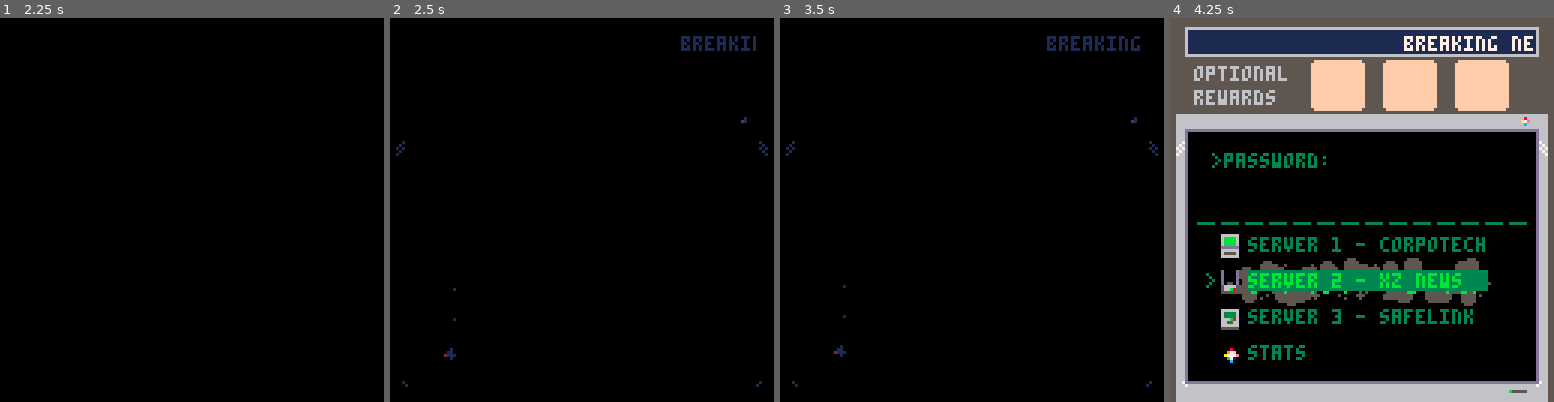
Above: before the commit, frames 1-4 (left to right).
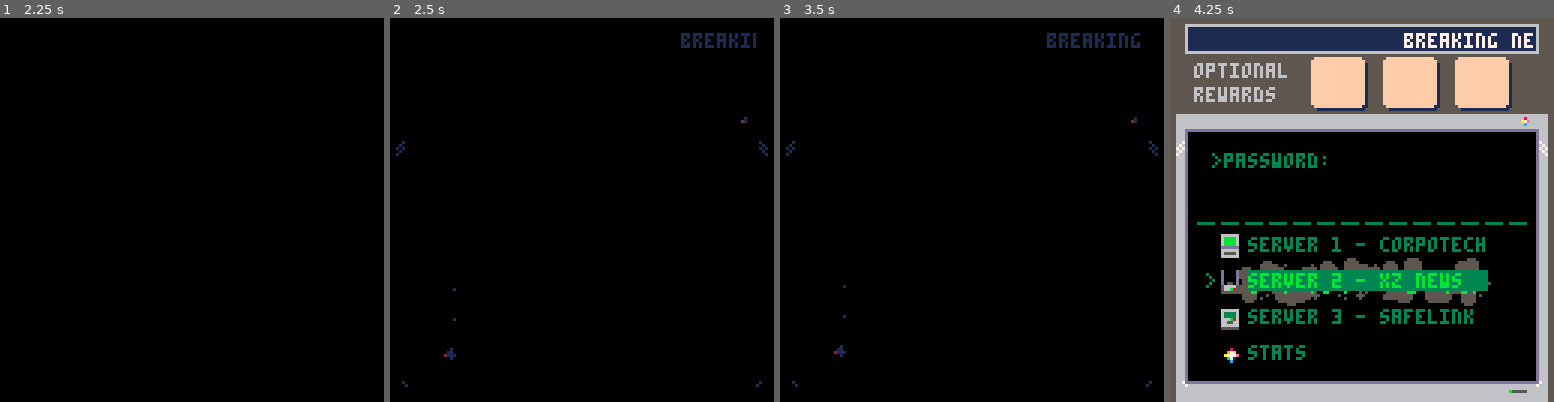
Above: after the commit, the same moments.

Repository: jacobneal65/sokovirus-pico8
Game: PICO-8 cartridge sokovirus.p8
Two runs of this game, one before a commit and one after it. Both use one fixed random seed, a clock stepped at 60 frames per second and the inputs below.
Inputs:
- Up to frame 1 (2.25 s): tap X (X key) at 0.33, 1.07, 1.85 s; tap O (Z key) at 0.7, 1.7, 2.1 s; hold Right 1.6-2.1 s; hold Up from 2.15 s (still down)
- Up to frame 2 (2.5 s): release Up at 2.42 s; hold Right from 2.47 s (still down)
- Up to frame 3 (3.5 s): tap O (Z key) at 2.5, 2.9, 3.3 s; tap X (X key) at 2.97 s; release Right at 3.03 s; hold Left from 3.08 s (still down)
- Up to frame 4 (4.25 s): release Left at 3.58 s; hold Down 3.63-3.97 s; tap O (Z key) at 3.7, 4.1 s; hold Right from 4.02 s (still down); tap X (X key) at 4.08 s

Frame 1 is identical in both runs. In frame 2, 0.4% of the frame differs, in the area x 75-96%, y 3-9%; in frame 3, 0.5%; in frame 4, 5.2%, in the area x 3-97%, y 1-25%.

Commit message:
added shadow to acheivements

Diff:
--- a/sokovirus.p8
+++ b/sokovirus.p8
@@ -255,8 +255,8 @@
 	circfill(8*8,11*8,12,3)--inner circle
 
 
-
-	print("you can exit or restart cart",8,8*14,5)
+	local rtxt = "press ❎ to exit"
+	print(rtxt,hcenter(rtxt),8*14,5)
 	palt(0,false)
 	palt(14,true)
 	drawgrids()--draw grid animations
@@ -272,6 +272,9 @@
 	if rnd(10)<1 then
 		particleshatter(rnd(104),rnd(100),30,{7,10,9,1})
 	end
+	if btnp(5) then
+		init_menu()
+	end
 end
 
 function checkacheivement(world,start)
@@ -326,6 +329,7 @@
 	end
 	completedworlds={0,0,0}
 	acheivement={0,0,0}
+	reload(0x1000, 0x1000, 0x2000)--reload map
 	steps={0,0,0,0,0,0,0,0,0,0,0,0}
 	init_hub()
 
@@ -1377,12 +1381,12 @@
 function drw_hub()
 	cls(5)
 	--news bar
-	rectfill2(1*8-3,3,14*8+6,10,6)
-	rectfill2(1*8-2,4,14*8+4,8,1)
+	rectfill2(1*8-3,2,14*8+6,10,6)
+	rectfill2(1*8-2,3,14*8+4,8,1)
 	if completedworlds[2]==1 then --break news server
-		print("bre0k1n8 n@w$: )(^$★+=_🐱🐱",1*8,6,8)
+		print("bre0k1n8 n@w$: )(^$★+=_🐱🐱",1*8,5,8)
 	else
-		txtscroll(newstext,1*8-2,6,14*8+4,2,7)
+		txtscroll(newstext,1*8-2,5,14*8+4,2,7)
 	end
 
 	--draw acheivement
@@ -1433,14 +1437,15 @@
 
 function drawacheivements()
 --draw acheivement
-	print("optional",1*8,16,6)
-	print("rewards",1*8,24,6)
+	print("optional",1*8,15,6)
+	print("rewards",1*8,23,6)
 	for i=1,3 do
-		rrectfill2(((i-1)*3+6)*8-1,2*8-2,2*8+2,17,15)--basic holder
+		rrectfill2(((i-1)*3+6)*8,14,2*8+2,17,1)--holder background
+		rrectfill2(((i-1)*3+6)*8-1,13,2*8+2,17,15)--holder
 		if acheivement[i]==1 then
-			sdrawgrid(70+i*2,((i-1)*3+6)*8,14,2,2)
+			sdrawgrid(70+i*2,((i-1)*3+6)*8,13,2,2)
 		elseif acheivement[i]==-1 then
-			rrectfill2(((i-1)*3+6)*8-1,2*8-2,2*8+2,17,6)
+			rrectfill2(((i-1)*3+6)*8-1,13,2*8+2,17,6)
 		end
 	end
 end
